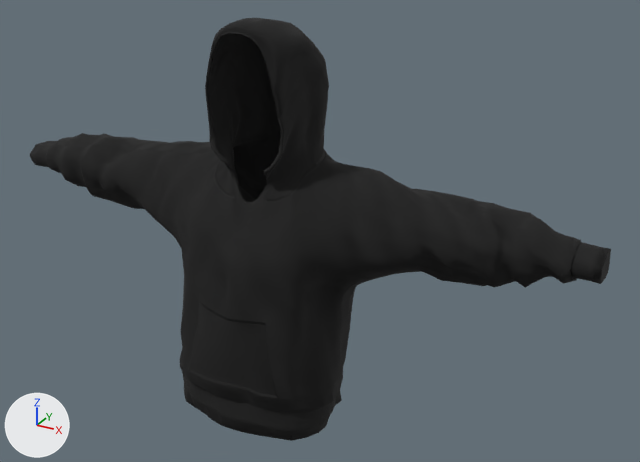
An edit to the glTF model 3d/hoodie.glb, drawn before and after from the same camera.
The view is the same before and after, from a 50 mm camera at (13.68, -20.33, 30.58) aimed at (1.58, 1.67, 19.58). The lights are fixed; the arrows at lower left show +X, +Y and +Z. The older version comes first. Where no turn or scale is listed for an object, it has been applied to the vertices.

The scene before the commit, as lines of its bpy script (objects in view):
```python
me_hudilp_tt_checker_512x512_uv_grid_0 = bpy.data.meshes.new('hudiLP_TT_checker_512x512_UV_GRID_0')
me_hudilp_tt_checker_512x512_uv_grid_0.from_pydata(...)  # 2208 vertices, 4412 faces; spans x -10.1..10.1, y -2.6..2.3, z -2.6..9.9
me_hudilp_tt_checker_512x512_uv_grid_0.materials.append(mat_tt_checker_512x512_uv_grid)
ob_hudilp_tt_checker_512x512_uv_grid_0 = bpy.data.objects.new('hudiLP_TT_checker_512x512_UV_GRID_0', me_hudilp_tt_checker_512x512_uv_grid_0)
ob_hudilp_tt_checker_512x512_uv_grid_0.location = (0.0, 1.05, 16.12)
```
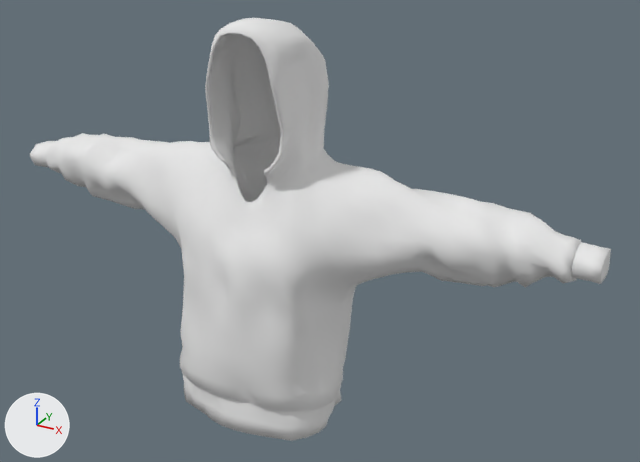
The newer file is also turned or shifted as a whole; pictures and numbers use the older file's frame.

Pixel boxes (x1, y1, x2, y2) of what changed, in the pictures (640 x 462 px):
'hudiLP_TT_checker_512x512_UV_GRID_0', recoloured (lighter): (30, 18, 611, 441) in both

The change, as a diff of the scene's bpy script:
```diff
--- a/3d/hoodie.glb.py
+++ b/3d/hoodie.glb.py
@@ mat_material_1 @@
+mat_material_1 = principled_material('Material.1')
+mat_material_1.base_color = (0.8, 0.8, 0.8)  # white #e7e7e7
+mat_material_1.roughness = 1.0
@@ me_hudilp_tt_checker_512x512_uv_grid_0 @@
 me_hudilp_tt_checker_512x512_uv_grid_0.from_pydata(...)  # 2208 vertices, 4412 faces; spans x -10.1..10.1, y -2.6..2.3, z -2.6..9.9
-me_hudilp_tt_checker_512x512_uv_grid_0.materials.append(mat_tt_checker_512x512_uv_grid)
+me_hudilp_tt_checker_512x512_uv_grid_0.materials.append(mat_material_1)  # white #e7e7e7
```
